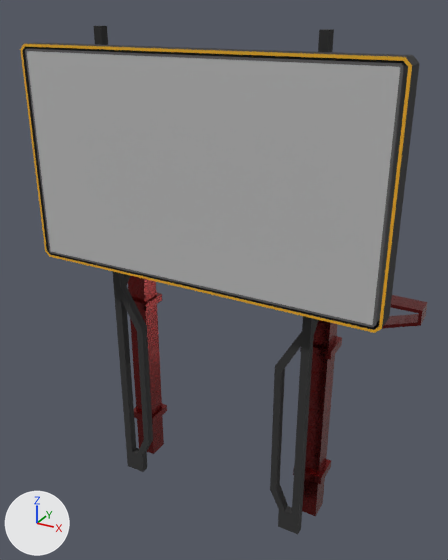
What one commit did to the FBX model Assets/ASSETS/ART/Prefabs/Models/BILL BOARD FINAL.fbx.
The view is the same before and after, from a 50 mm camera at (0.448, -0.73, 0.809) aimed at (0.011, 0.064, 0.411). Every picture has the same lights, and +X, +Y and +Z are marked at lower left.

The older version as bpy lines, for what is in view:
```python
ob_pcube2 = bpy.data.objects.new('pCube2', me_mesh_002)
ob_pcube2.location = (0.0, 0.0, 0.0)
ob_polysurface3 = bpy.data.objects.new('polySurface3', me_mesh)
ob_polysurface3.location = (0.0, 0.0, 0.0)
ob_polysurface4 = bpy.data.objects.new('polySurface4', me_mesh_001)
ob_polysurface4.location = (0.0, 0.0, 0.0)
```
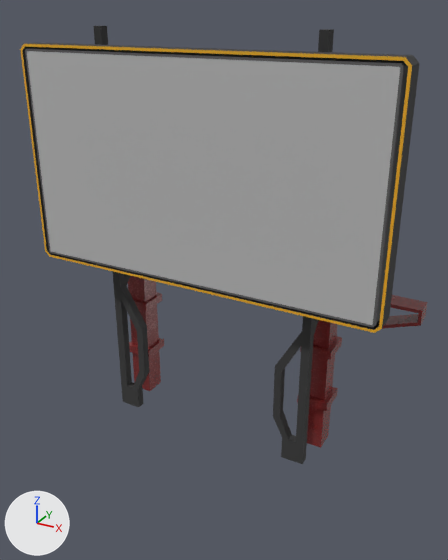
Boxes [x1, y1, x2, y2] around the edits, measured in the pictures (448 x 560 px; the box of a moved part takes in the faces that stretch with it):
'pCube2', surface changed, reshaped (14% shorter)
    before: [20, 26, 428, 534]
    after: [20, 26, 428, 464]
part 1 of me_mesh_002, moved or reshaped
    before: [305, 355, 335, 474]
    after: [310, 355, 335, 400]
part 2 of me_mesh_002, moved or reshaped
    before: [270, 344, 331, 534]
    after: [273, 344, 338, 464]
part 3 of me_mesh_002, moved or reshaped
    before: [130, 304, 162, 414]
    after: [130, 304, 159, 348]
part 4 of me_mesh_002, moved or reshaped
    before: [115, 297, 167, 472]
    after: [115, 297, 164, 407]

Edits to the bpy script that builds the scene:
```text
Change mat_lambert5:
    where n4 = _N.new('ShaderNodeTexImage'); n4.name = 'Image Texture.002'
    remove n5 = _N.new('ShaderNodeTexImage'); n5.name = 'Image Texture.003'
    remove n5.image = img_board_lambert5_normal_1001_jpg
    n4.image: img_board_lambert5_metallic_1001_jpg -> img_board_lambert5_normal_1001_jpg
    where n0 = _N.new('ShaderNodeBsdfPrincipled'); n0.name = 'Principled BSDF'
    where n6 = _N.new('ShaderNodeNormalMap'); n6.name = 'Normal Map'
    remove _L.new(n4.outputs[0], n0.inputs[1])  # 'Color' to 'Metallic'
    remove _L.new(n5.outputs[0], n6.inputs[1])  # 'Color' to 'Color'
    add _L.new(n4.outputs[0], n6.inputs[1])  # 'Color' to 'Color'
Change me_mesh_002:
    where me_mesh_002.from_pydata(...)  # 282 vertices, 280 faces; spans x -0.317..0.317, y -0.019..0.115, z -0.004..0.784
    used by ob_pcube2; location = (0.0, 0.0, 0.0)
    me_mesh_002 part 1: all 4 vertices in x 0.153..0.188, y 0.072..0.107, z 0.204 are moved by (0.0, 0.0, 0.066)
    me_mesh_002 part 2: all 48 vertices in x 0.123..0.196, y 0.019..0.115, z -0.004..0.09 are moved by (0.0, 0.0, 0.148)
    me_mesh_002 part 3: all 4 vertices in x -0.188..-0.153, y 0.072..0.107, z 0.204 are moved by (0.0, 0.0, 0.066)
    me_mesh_002 part 4: all 48 vertices in x -0.196..-0.123, y 0.019..0.115, z -0.004..0.09 are moved by (0.0, 0.0, 0.148)
```
